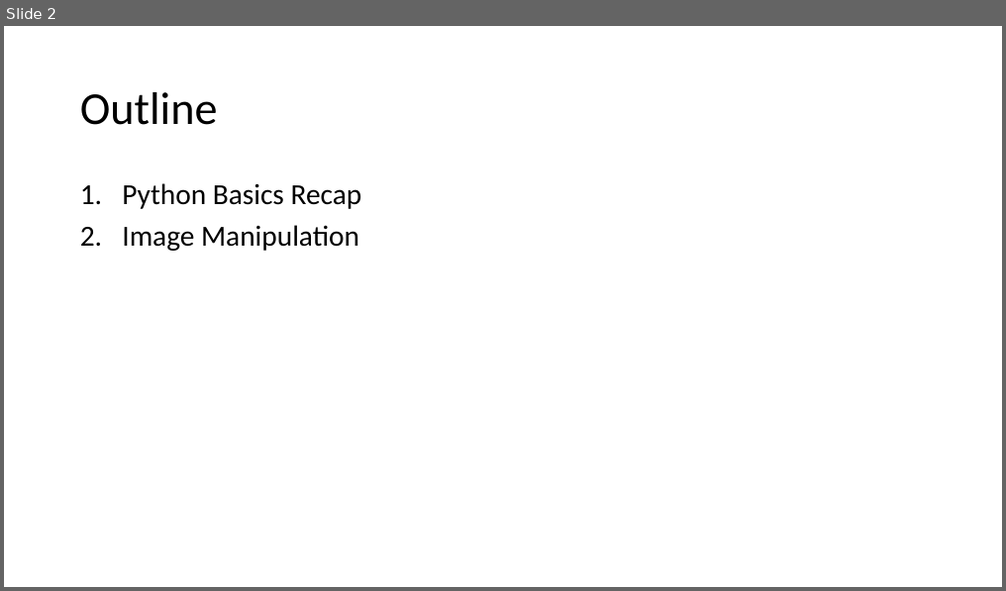
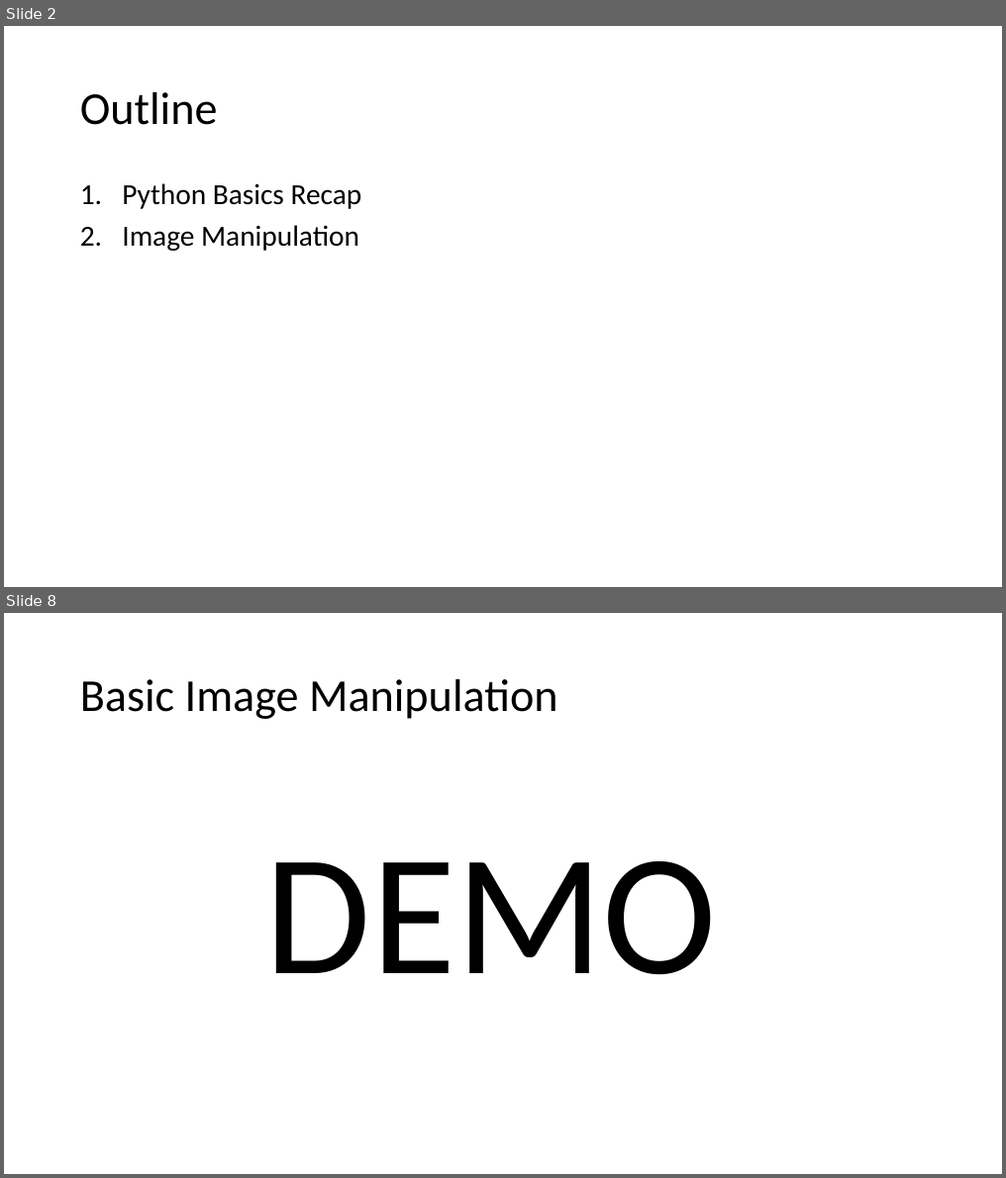
Before and after one commit to jjahanip/BIOF063, a slide deck: day_2/day_2.pptx. Shown one above the other, each under a label of ours: slide 2 before the commit, slides 2 and 8 after it; the slides between them are not shown. The pictures are 1006x591 and 1006x1178 pixels, drawn with LibreOffice and Linux fonts; fonts in the diff are those of the drawing. Boxes give left, top, right and bottom in pixels: in the first picture for what was removed or moved away, otherwise in the second. Text is boxed around its words. In the diff, an @@ line names an element or a change of style, - is before the commit and + after.

Commit message:
update date 2 with IHC image examples

```diff
--- a/day_2/day_2.pptx
+++ b/day_2/day_2.pptx
@@ slide 8 added at [4, 613, 1002, 1174], background #FFFFFF @@
@@ title added at [80, 679, 558, 719], 44 pt, text #000000 @@
+Basic Image Manipulation
@@ text added at [265, 861, 717, 975], 166 pt, text #000000 @@
+DEMO
```
Also in this commit, not shown: 6 other slides added, 5 other files.
